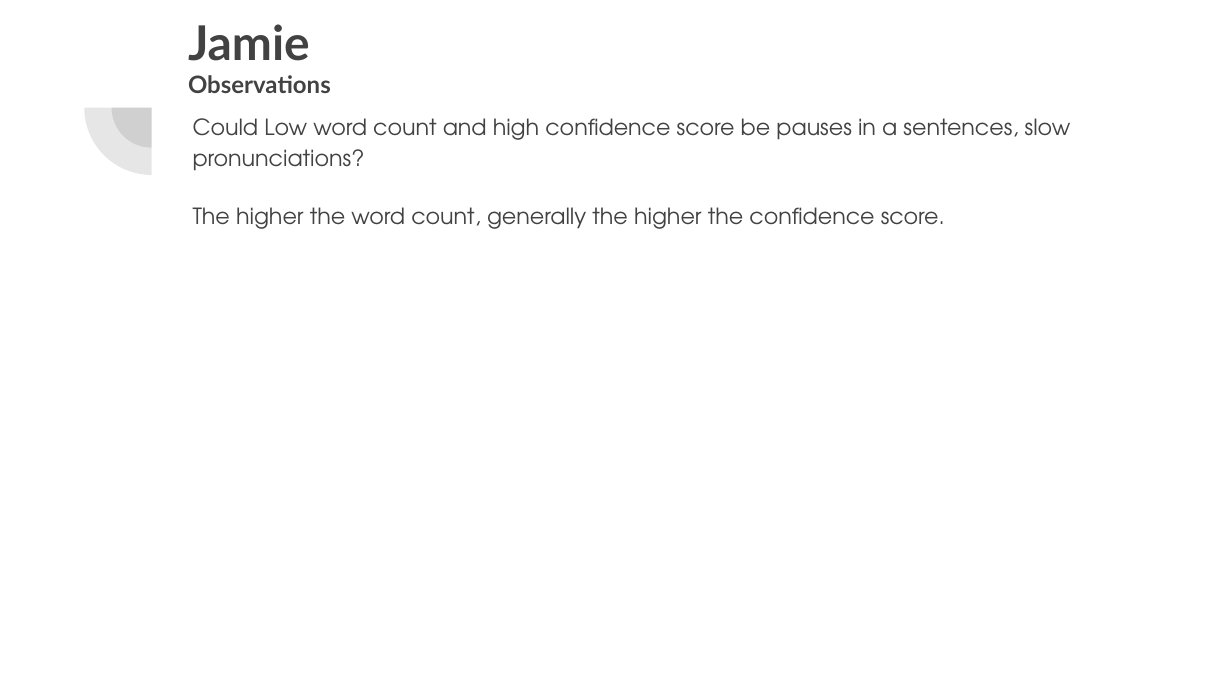
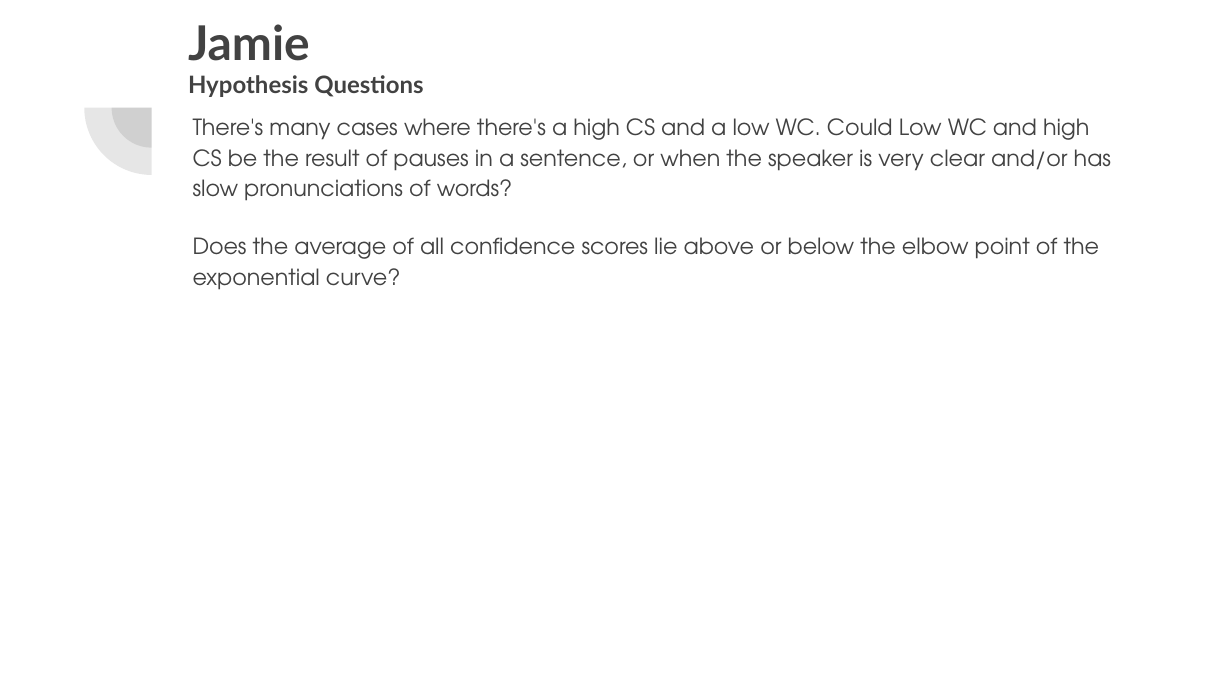
Before and after one commit to UNCG-CSE/Podknow, a slide deck: slide 28 of doc/Podknow_ Statistics.pptx (slide 27 before the commit). Drawn at 1232x693 pixels with LibreOffice and Linux fonts; fonts in the diff are those of the drawing. Boxes give left, top, right and bottom in pixels: in the first picture for what was removed or moved away, otherwise in the second. Text is boxed around its words. In the diff, an @@ line names an element or a change of style, - is before the commit and + after.

Commit message:
slides update

```diff
--- a/doc/Podknow_ Statistics.pptx
+++ b/doc/Podknow_ Statistics.pptx
@@ title at <box>188,75,423,97</box>: text changed @@
-Observations
+Hypothesis Questions
@@ text at <box>193,118,1111,290</box>: text changed @@
-Could Low word count and high confidence score be pauses in a sentences, slow pronunciations?
-The higher the word count, generally the higher the confidence score.
+There's many cases where there's a high CS and a low WC. Could Low WC and high CS be the result of pauses in a sentence, or when the speaker is very clear and/or has slow pronunciations of words?
+Does the average of all confidence scores lie above or below the elbow point of the exponential curve?
```
Also in this commit, not shown: 1 slide added.
